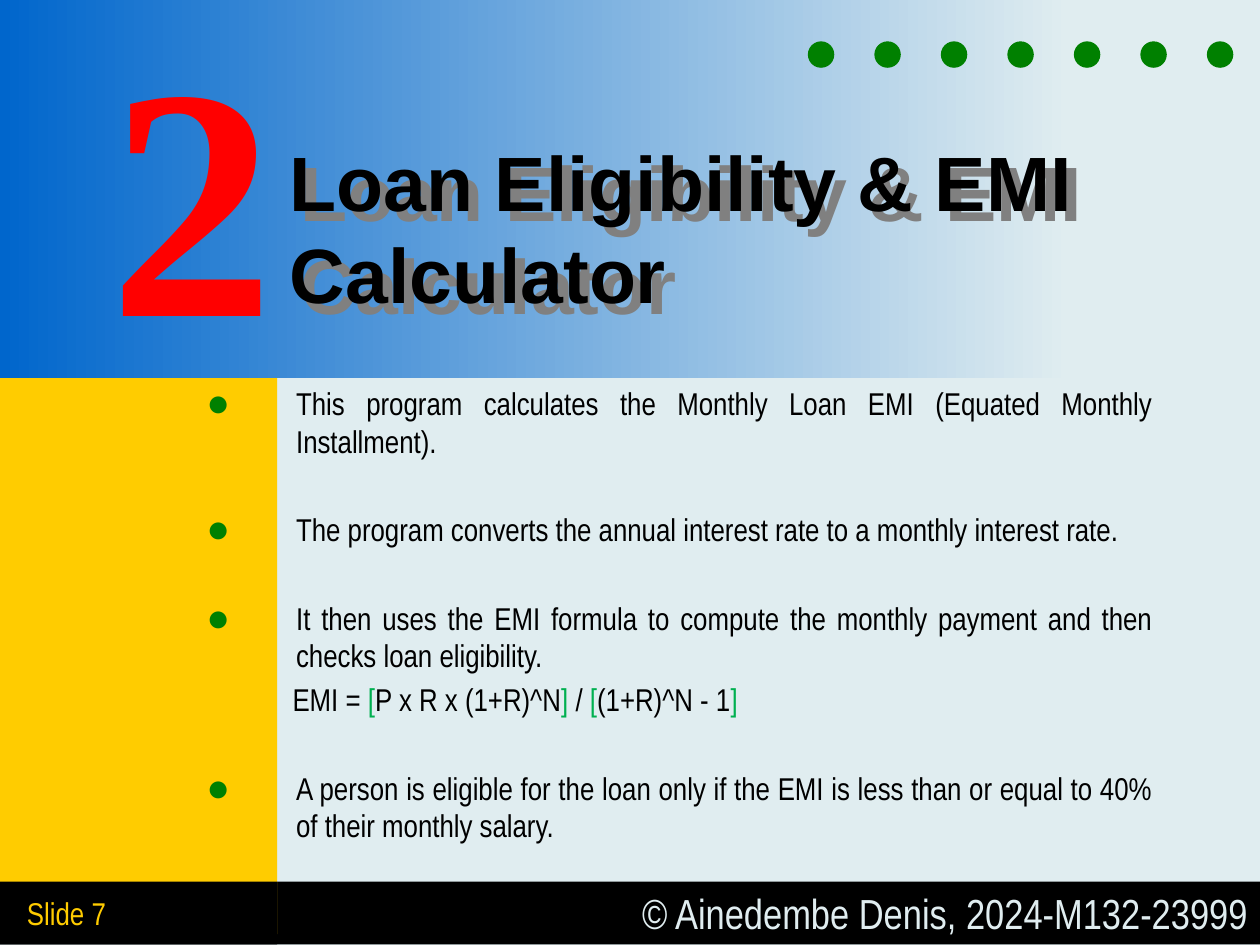
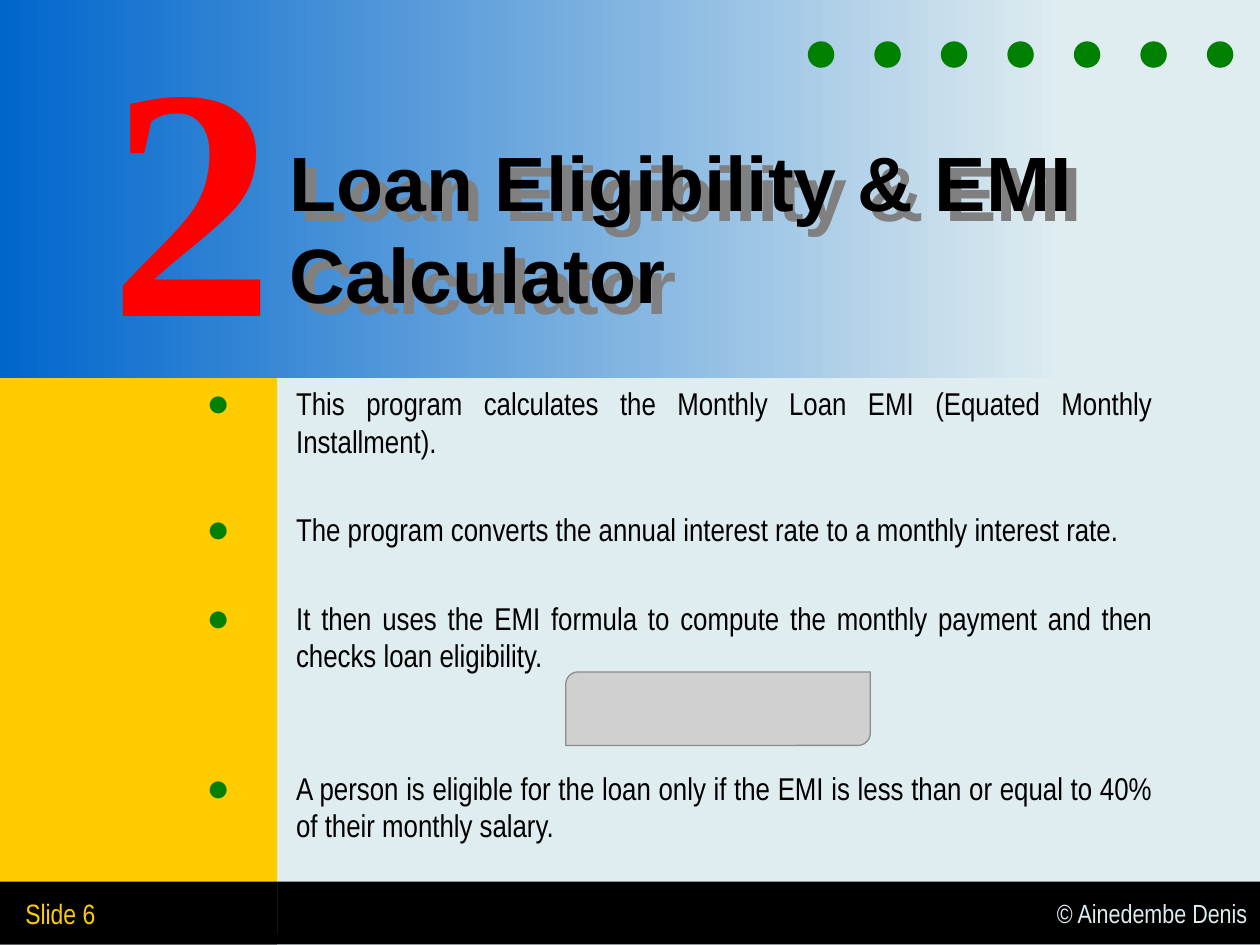
Before and after one commit to Ainedembe-Denis/Systems-Programing---C-PROJECTS, a slide deck: slide 7 of Ainedembe Denis - Presentation.pptx. Drawn at 1260x945 pixels with LibreOffice and Linux fonts; fonts in the diff are those of the drawing; grey boxes stand for pictures. Boxes give left, top, right and bottom in pixels: in the first picture for what was removed or moved away, otherwise in the second. Text is boxed around its words. In the diff, an @@ line names an element or a change of style, - is before the commit and + after.

```diff
--- a/Ainedembe Denis - Presentation.pptx
+++ b/Ainedembe Denis - Presentation.pptx
@@ subtitle at (x1=293, y1=688, x2=738, y2=718): paragraph removed @@
-EMI = [P x R x (1+R)^N] / [(1+R)^N - 1]
@@ picture added at (x1=566, y1=672, x2=871, y2=745) @@
@@ rectangle "Slide 6" at (x1=0, y1=882, x2=277, y2=945): page number to rectangle @@
@@ text in rectangle at (x1=25, y1=903, x2=96, y2=925): text changed; size 18 to 16 pt @@
-Slide 7
+Slide 6
@@ text in rectangle at (x1=1078, y1=904, x2=1247, y2=924): text changed; size 24 to 15 pt @@
-© Ainedembe Denis, 2024-M132-23999
+© Ainedembe Denis
```
Also in this commit, not shown: 2 other slides changed, 25 slides added, 25 other files.
